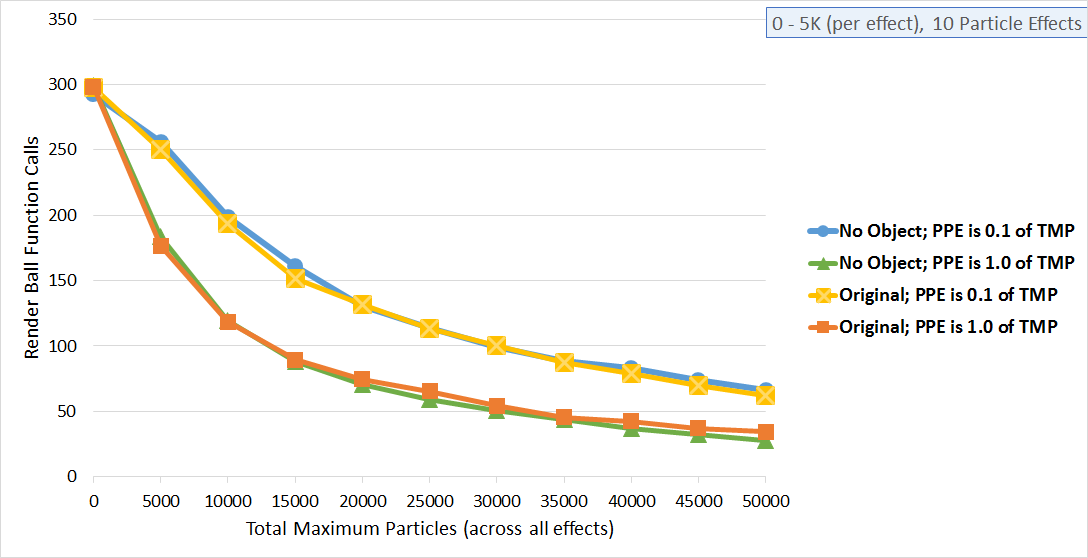
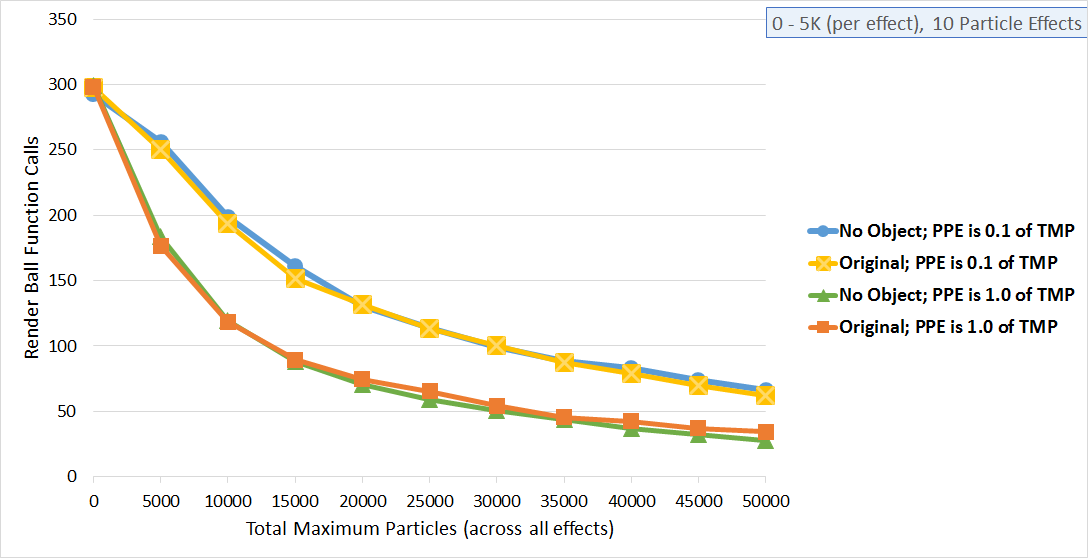
Revision of a layered 1088px x 558px image; what changed, layer by layer:
added layer "Layer 4" above "Layer 3" over [92, 78, 1075, 305]
